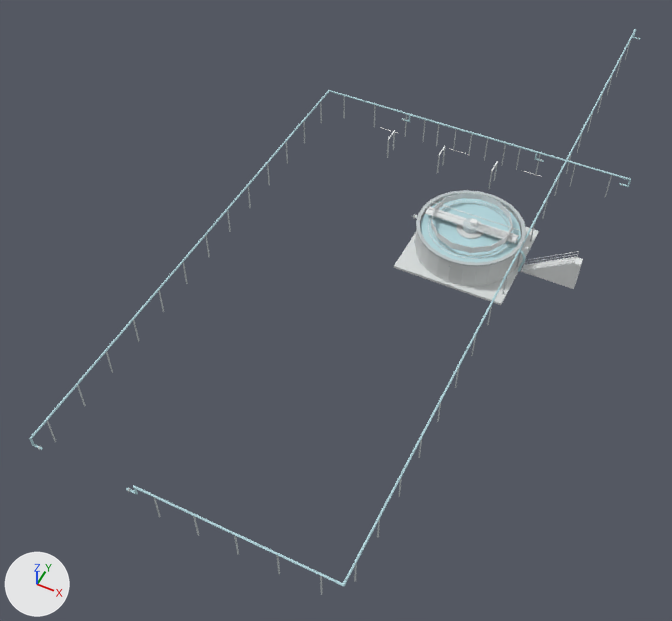
The glTF model examples/m1/assets/wastewater-plant/tiled/coarse/group-root-1-1-1-1-0-0.glb: old version first, new version second.
Both versions are drawn from a 50 mm lens placed at (950.7, -388.0, 93.1), pointed at (910.7, -308.1, -6.7). The axes (+X, +Y, +Z) are drawn at lower left. The lights are the same throughout. The picture after the commit comes second. Vertices at exactly the same position are counted once.

Objects in the first picture: 'render-batch-0', 'render-batch-1', 'render-batch-2', 'render-batch-3', 'render-batch-4', 'render-batch-5', 'render-batch-6' and 1 more.
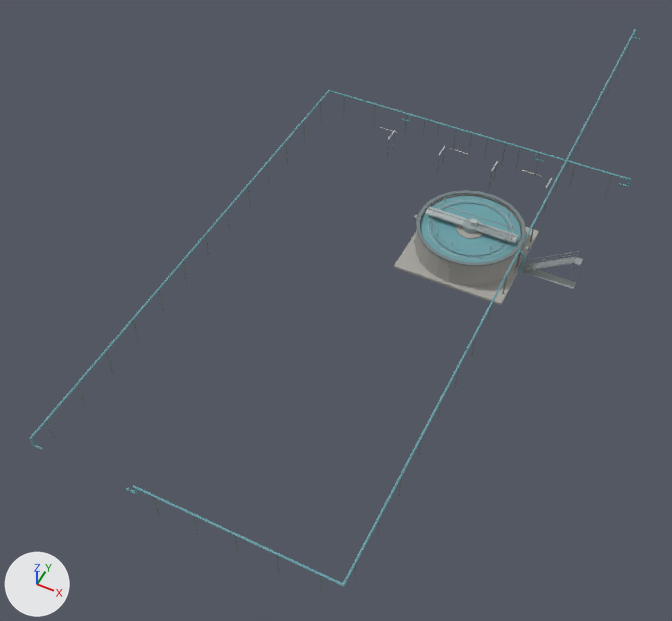
What differs and where, as boxes (x1, y1, x2, y2) in the pictures (672 x 621 px; the box of a moved part takes in the faces that stretch with it):
'render-batch-0', recoloured
    both: (29, 29, 641, 587)
'render-batch-4', recoloured, reshaped (8% narrower, 15% taller)
    before: (425, 193, 583, 289)
    after: (394, 194, 539, 305)
'render-batch-3', recoloured (light grey to grey)
    both: (394, 194, 539, 305)
'render-batch-1', recoloured
    both: (38, 37, 639, 595)
'render-batch-2', recoloured
    both: (425, 193, 583, 289)
'render-batch-5', recoloured
    both: (388, 130, 528, 266)
'render-batch-6', reshaped
    before: (382, 128, 542, 177)
    after: (470, 219, 477, 227)
part 1 of me_mesh_2, added
    after: (425, 193, 583, 289)
part 2 of me_mesh_2, deleted
    before: (463, 218, 479, 234)
part 3 of me_mesh_3, reshaped
    before: (394, 194, 539, 305)
    after: (463, 218, 479, 234)
part 4 of me_mesh_4, moved or reshaped
    before: (425, 193, 583, 289)
    after: (415, 194, 522, 286)
part 5 of me_mesh_4, added
    after: (394, 227, 539, 305)
part 6 of me_mesh_6, added
    after: (470, 219, 477, 227)

The change, as a list of edits to the scene's bpy script:
```text
Change mat_equipment_water:
    mat_equipment_water.base_color: (0.466, 0.691, 0.737) -> (0.15, 0.36, 0.4)  # cyan #b6d9df -> cyan #6ca2aa
Change mat_equipment_concretedark:
    mat_equipment_concretedark.base_color: (0.511, 0.557, 0.568) -> (0.18, 0.22, 0.23)  # light grey #bdc5c7 -> grey #768184
Change mat_equipment_concrete:
    mat_equipment_concrete.base_color: (0.691, 0.721, 0.719) -> (0.4, 0.39, 0.36)  # light grey #d9dddc -> grey #aaa8a2
Change mat_equipment_safety:
    mat_equipment_safety.base_color: (0.769, 0.793, 0.795) -> (0.28, 0.32, 0.32)  # white #e3e6e6 -> grey #909999
Change mat_equipment_steel:
    mat_equipment_steel.base_color: (0.783, 0.814, 0.816) -> (0.43, 0.48, 0.49)  # white #e5e9e9 -> grey #afb8ba
Change me_mesh_2:
    used by ob_render_batch_2; location = (0.0, 0.0, 0.0)
    remove me_mesh_2.from_pydata(...)  # 74 vertices, 144 faces, 56 loose edges; spans x 923.9..926.1, y -296.1..-293.9, z 3.92..5.24
    remove me_mesh_2.materials.append(mat_equipment_equipment)  # light grey #c9d4d7
    add me_mesh_2.from_pydata(...)  # 1130 vertices, 2004 faces; spans x 918.35..940.71, y -300.57..-289.43, z 0.11..6.18
    me_mesh_2 part 1: 1130 vertices added at x 918.35..940.71, y -300.57..-289.43, z 0.11..6.18
    me_mesh_2 part 2: 74 vertices removed from x 923.9..926.1, y -296.1..-293.9, z 3.92..5.24
    add me_mesh_2.materials.append(mat_equipment_safety)  # grey #909999
Change me_mesh_3:
    used by ob_render_batch_3; location = (0.0, 0.0, 0.0)
    remove me_mesh_3.from_pydata(...)  # 866 vertices, 1620 faces, 518 loose edges; spans x 917.1..932.9, y -302.9..-287.1, z 0.2..4.6
    remove me_mesh_3.materials.append(mat_equipment_concrete)  # light grey #d9dddc
    add me_mesh_3.from_pydata(...)  # 74 vertices, 144 faces, 44 loose edges; spans x 923.9..926.1, y -296.1..-293.9, z 3.9..5.2
    me_mesh_3 part 3: 866 vertices removed from x 917.1..932.9, y -302.9..-287.1, z 0.2..4.6; 74 vertices added at x 923.9..926.1, y -296.1..-293.9, z 3.9..5.2
    add me_mesh_3.materials.append(mat_equipment_equipment)  # grey #95a2a6
Change me_mesh_4:
    used by ob_render_batch_4; location = (0.0, 0.0, 0.0)
    remove me_mesh_4.from_pydata(...)  # 1105 vertices, 2024 faces, 888 loose edges; spans x 918.3..940.7, y -300.6..-289.4, z 0.1..6.2
    remove me_mesh_4.materials.append(mat_equipment_safety)  # white #e3e6e6
    add me_mesh_4.from_pydata(...)  # 866 vertices, 1620 faces, 277 loose edges; spans x 917.1..932.9, y -302.9..-287.1, z 0.2..4.6
    me_mesh_4 part 4: 1105 vertices removed from x 918.3..940.7, y -300.6..-289.4, z 0.1..6.2; 828 vertices added at x 917.6..932.4, y -302.5..-287.5, z 0.5..4.6
    me_mesh_4 part 5: 38 vertices added at x 917.1..932.9, y -302.9..-287.1, z 0.2..0.5
    add me_mesh_4.materials.append(mat_equipment_concrete)  # grey #aaa8a2
Change me_mesh_6:
    used by ob_render_batch_6; location = (0.0, 0.0, 0.0)
    remove me_mesh_6.from_pydata(...)  # 24 vertices, 36 faces, 36 loose edges; spans x 902.1..929.4, y -275.0, z 0.2
    remove me_mesh_6.materials.append(mat_site_roadmarking)  # white #efeeeb
    add me_mesh_6.from_pydata(...)  # 55 vertices, 106 faces, 34 loose edges; spans x 924.8..925.8, y -295.5..-294.5, z 4.9..5.8
    me_mesh_6 part 6: 55 vertices added at x 924.8..925.8, y -295.5..-294.5, z 4.9..5.8
    other edits to the shape of me_mesh_6 do not show in these pictures
    add me_mesh_6.materials.append(mat_equipment_equipmentlight)  # grey #b8bdba
```
